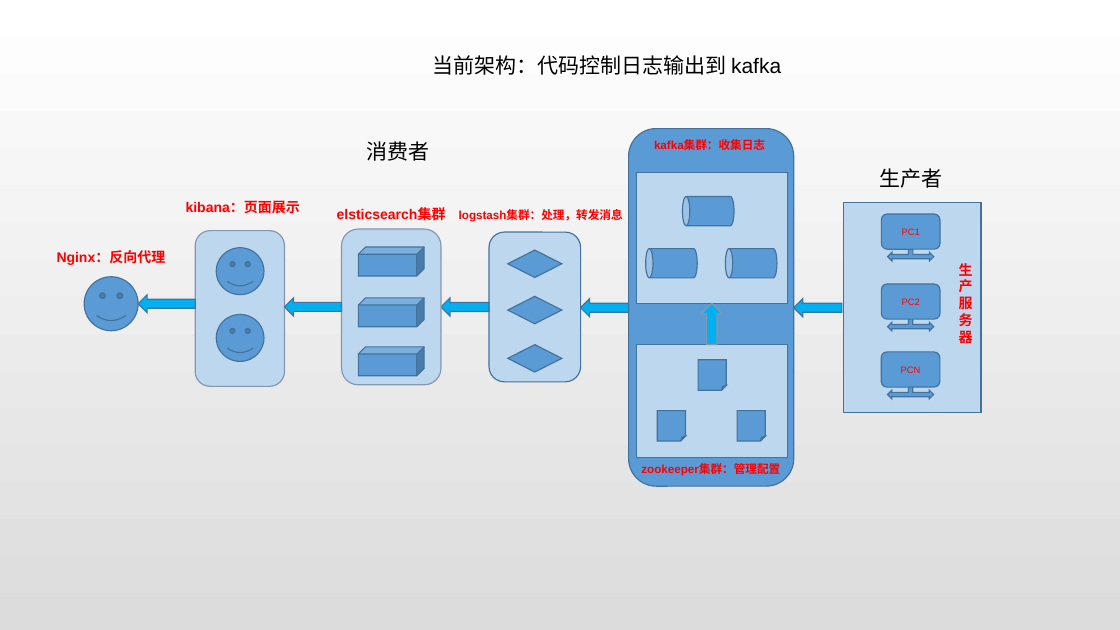
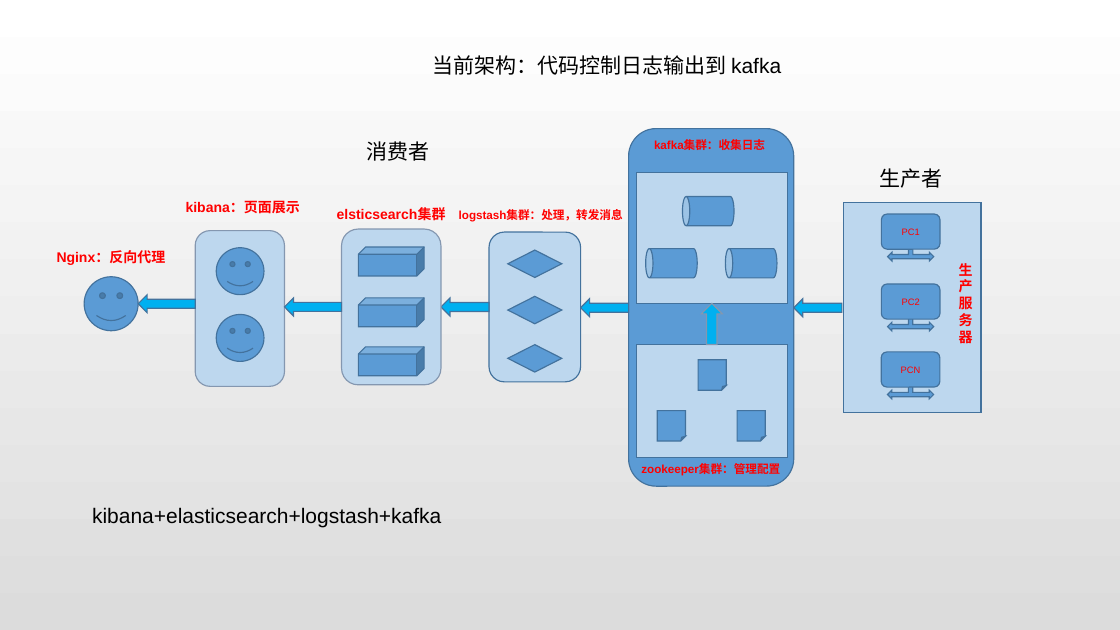
Before and after one commit to lzchub/iRecord, a slide deck: slide 1 of ELK Stack/ELK+kafka日志收集框架.pptx. Drawn at 1120x630 pixels with LibreOffice and Linux fonts; fonts in the diff are those of the drawing. Boxes give left, top, right and bottom in pixels: in the first picture for what was removed or moved away, otherwise in the second. Text is boxed around its words. In the diff, an @@ line names an element or a change of style, - is before the commit and + after.

```diff
--- a/ELK Stack/ELK+kafka日志收集框架.pptx
+++ b/ELK Stack/ELK+kafka日志收集框架.pptx
@@ text added at bbox=[92, 507, 441, 527], 18 pt, text #000000 @@
+kibana+elasticsearch+logstash+kafka
```
Also in this commit, not shown: 2 other slides changed, 1 slide removed, 5 other files.
